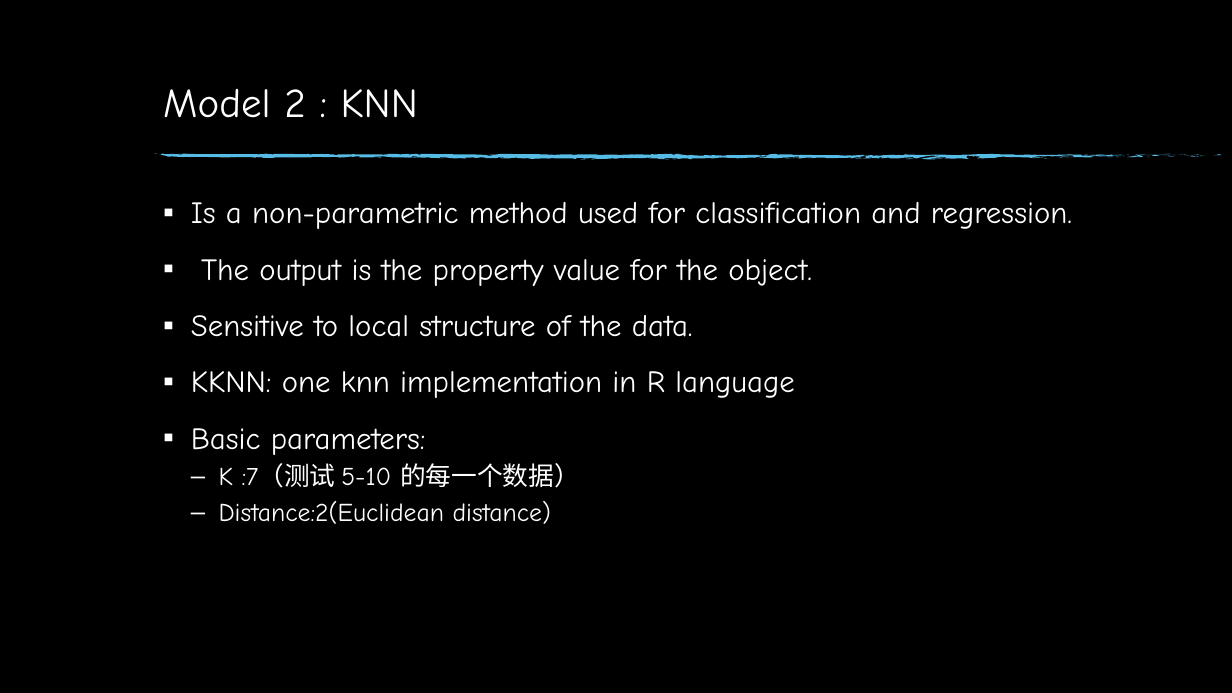
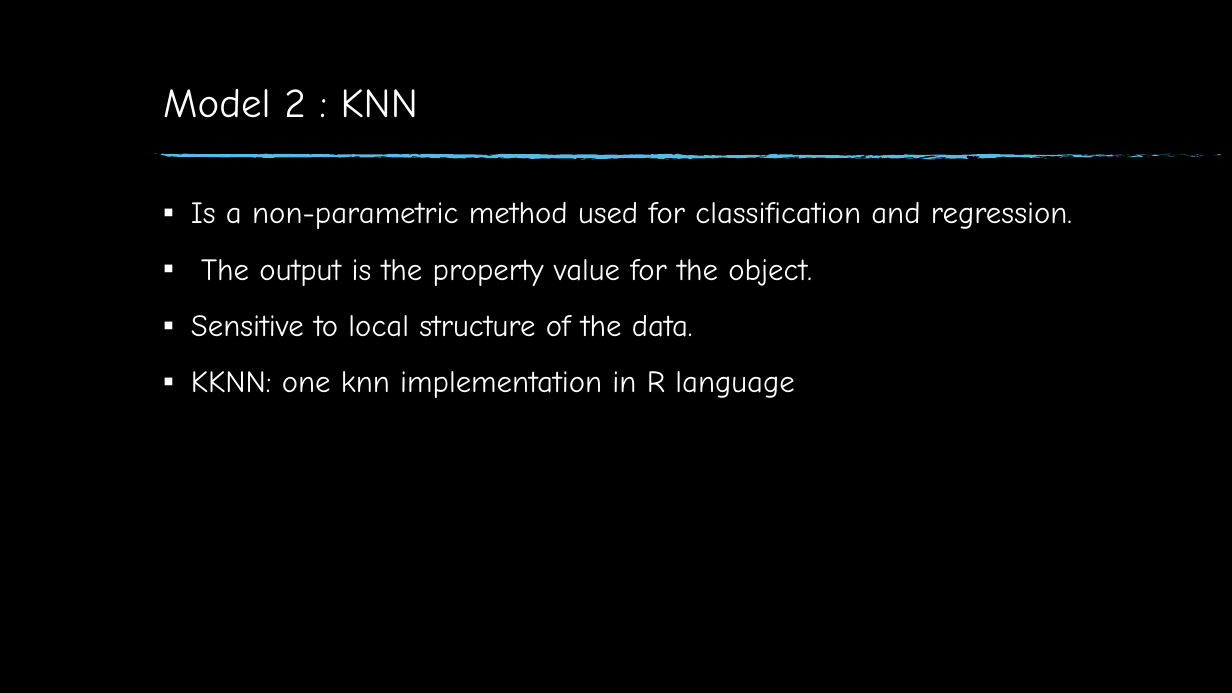
Before and after one commit to git874997967/graduate, a slide deck: slide 14 of diamonds -short.pptx. Drawn at 1232x693 pixels with LibreOffice and Linux fonts; fonts in the diff are those of the drawing; background and template pictures are left out. Boxes give left, top, right and bottom in pixels: in the first picture for what was removed or moved away, otherwise in the second. Text is boxed around its words. In the diff, an @@ line names an element or a change of style, - is before the commit and + after.

```diff
--- a/diamonds -short.pptx
+++ b/diamonds -short.pptx
@@ text at [191, 428, 580, 524]: paragraphs removed @@
-▪ Basic parameters:
-  – K :7（测试 5-10 的每一个数据）
-  – Distance:2(Euclidean distance)
```
Also in this commit, not shown: 3 other slides changed.
